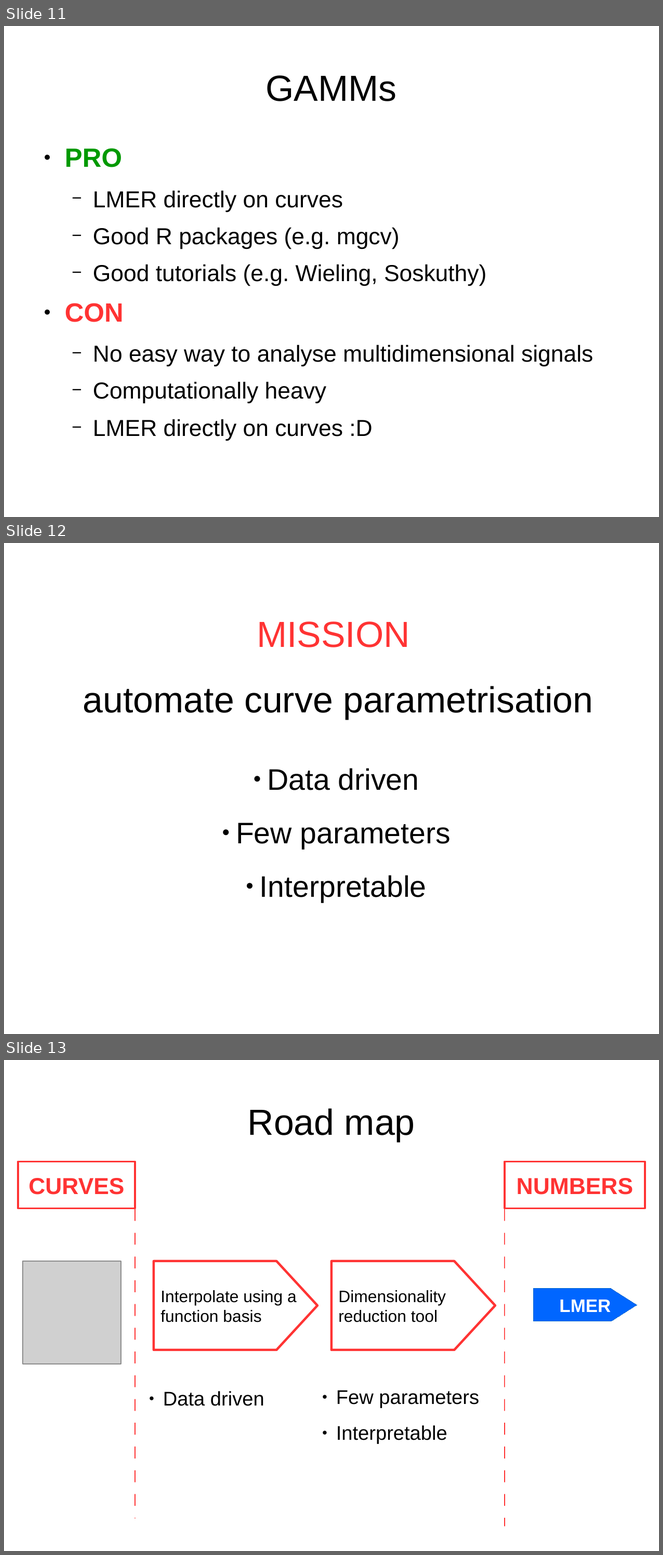
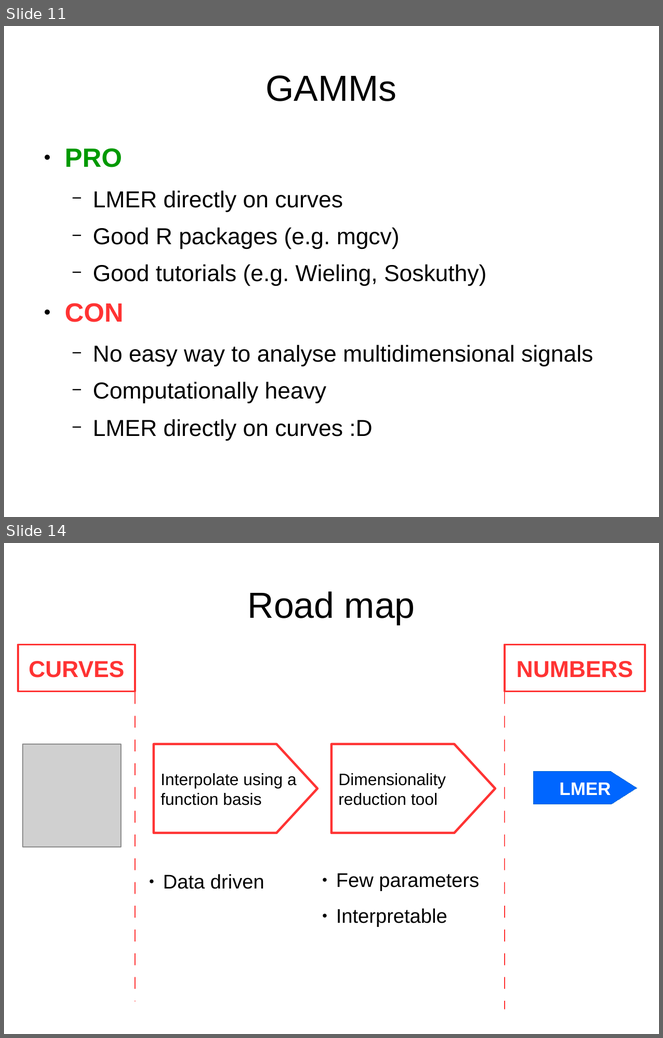
Before and after one commit to uasolo/FPCA-phonetics-workshop, a slide deck: presentations/FPCA-phonetics.odp. Shown one above the other, each under a label of ours: slides 11, 12 and 13 before the commit, slides 11 and 14 after it; the slides between them are not shown. The pictures are 663x1555 and 663x1038 pixels, drawn with LibreOffice and Linux fonts; fonts in the diff are those of the drawing; grey boxes stand for pictures. Boxes give left, top, right and bottom in pixels: in the first picture for what was removed or moved away, otherwise in the second. Text is boxed around its words. In the diff, an @@ line names an element or a change of style, - is before the commit and + after.

```diff
--- a/presentations/FPCA-phonetics.odp
+++ b/presentations/FPCA-phonetics.odp
@@ slide 12 removed at (x1=4, y1=543, x2=659, y2=1034), background #FFFFFF @@
@@ title removed at (x1=83, y1=622, x2=593, y2=719) @@
-MISSION
-automate curve parametrisation
@@ subtitle removed at (x1=236, y1=768, x2=451, y2=902) @@
-● Data driven
-● Few parameters
-● Interpretable
@@ what was slide 13 is now slide 14 @@
```
Also in this commit, not shown: 7 slides changed, 3 slides added, 1 other slide removed, 1 other file.
